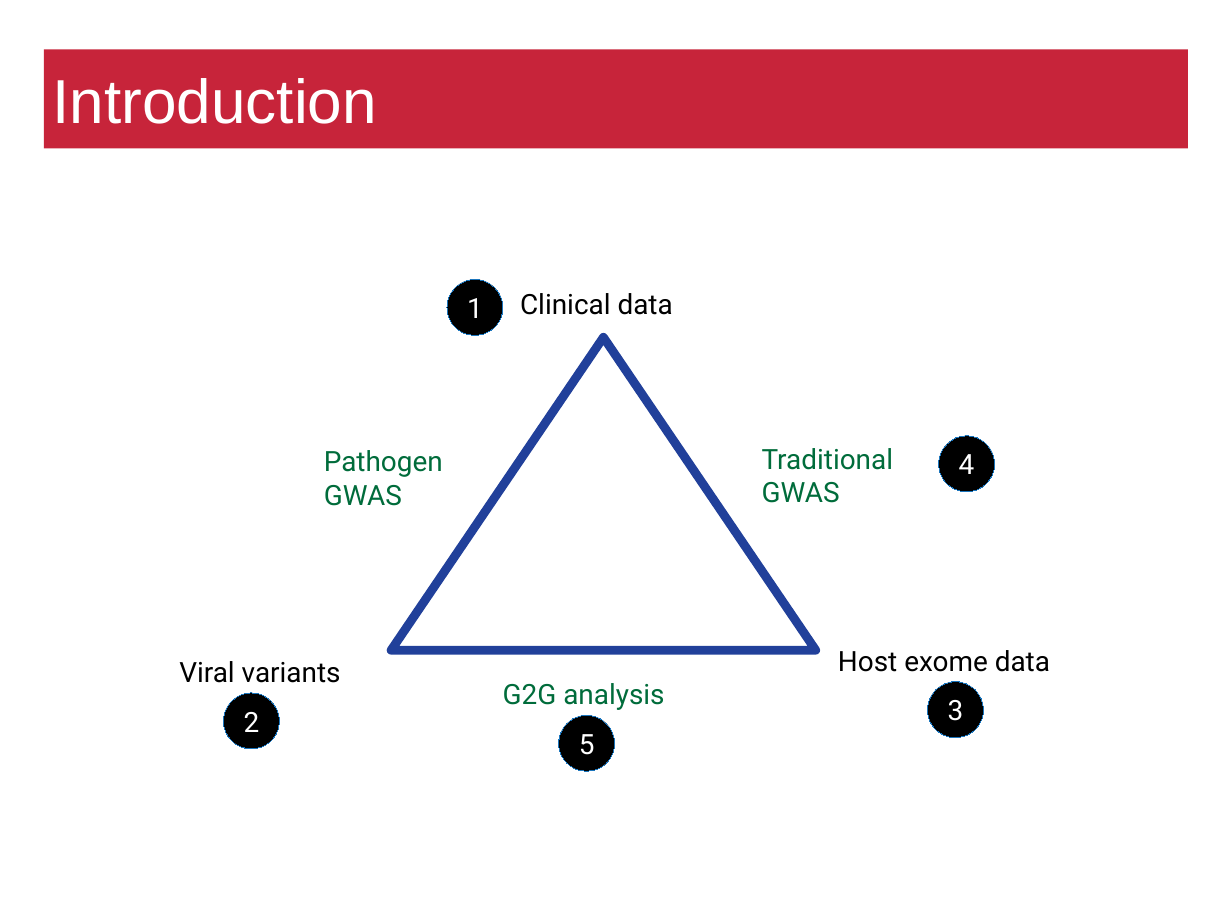
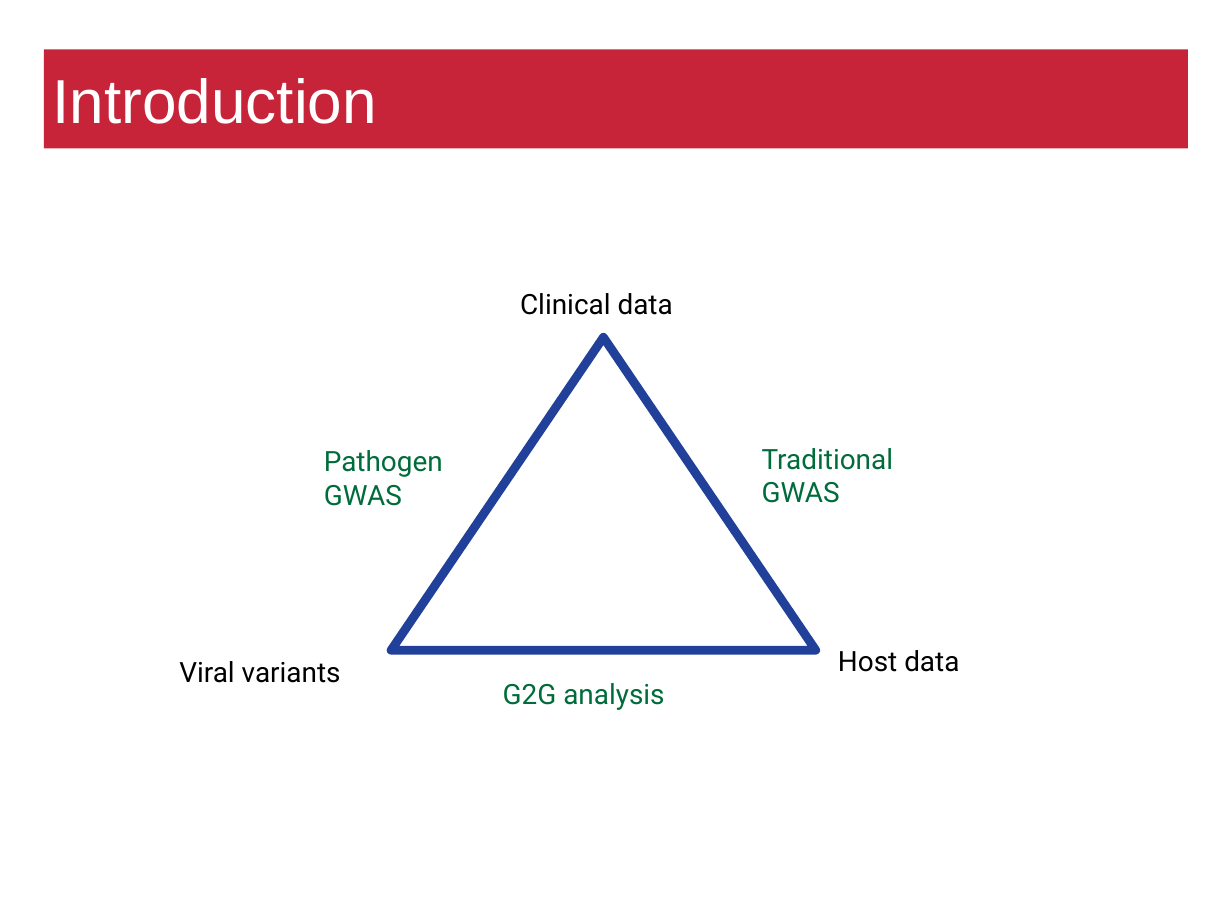
Before and after one commit to matthiaszeller/HBV, a slide deck: slide 3 of Presentation.odp. Drawn at 1232x924 pixels with LibreOffice and Linux fonts; fonts in the diff are those of the drawing; background and template pictures are left out. Boxes give left, top, right and bottom in pixels: in the first picture for what was removed or moved away, otherwise in the second. Text is boxed around its words. In the diff, an @@ line names an element or a change of style, - is before the commit and + after.

```diff
--- a/Presentation.odp
+++ b/Presentation.odp
@@ ellipse removed at box(447, 279, 503, 335) @@
-1
@@ ellipse removed at box(939, 436, 995, 492) @@
-4
@@ text at box(838, 650, 959, 672): text changed @@
-Host exome data
+Host data
@@ ellipse removed at box(928, 682, 984, 738) @@
-3
@@ ellipse removed at box(224, 693, 279, 749) @@
-2
@@ ellipse removed at box(559, 715, 615, 771) @@
-5
```
Also in this commit, not shown: 22 other slides changed, 3 slides added, 2 slides removed, 8 other files.
